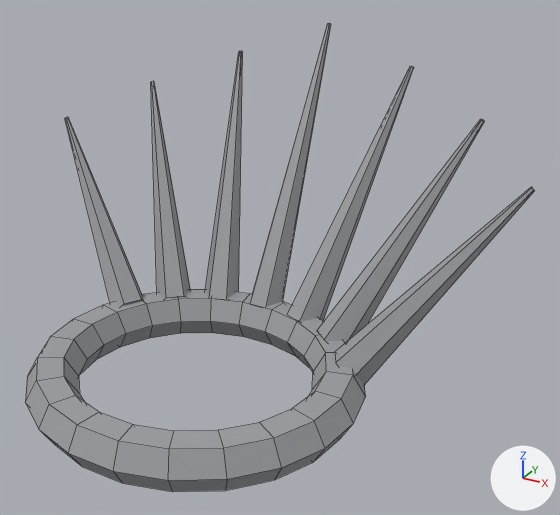
The FBX model Assets/Resources/Wear/Skeleton/SinMantle.fbx as it was, and as the next commit left it.
One viewpoint serves both versions: a camera (50 mm lens) standing at (0.173, -0.235, 1.018) and looking at (0.023, 0.039, 0.882). Arrows for +X, +Y and +Z are at lower right; the lights stay in place. The first picture is the older version. Mesh edges are drawn as thin lines.

Names of what the first picture shows: 'SinMantle'.
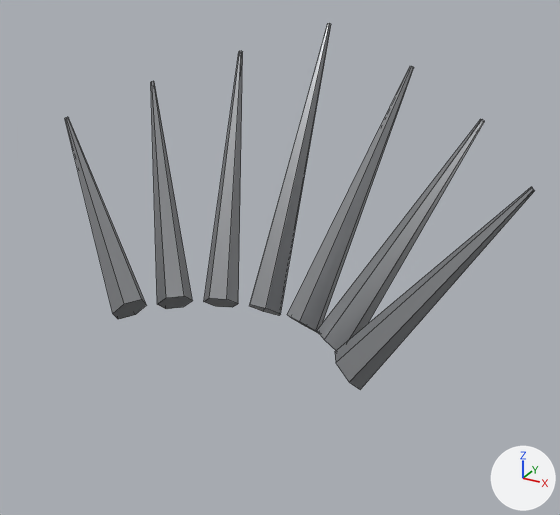
The change in detail:
In material 'Iron' (mat_iron), metallic goes from 0.0 to 0.65.
me_sinmantle is used by ob_sinmantle; location (0.0, 0.0, 0.0).
me_sinmantle had 216 vertices, 188 faces and spanned x -0.121..0.121, y -0.065..0.133, z 0.824..0.97.
me_sinmantle now has 84 vertices, 56 faces and spans x -0.121..0.121, y 0.025..0.133, z 0.831..0.97.
me_sinmantle part 1: the loose piece of 132 vertices spanning x -0.075..0.075, y -0.065..0.073, z 0.824..0.844 is deleted.

Location of each change, (x1, y1, x2, y2) in pixels of the pictures (560 x 515 px):
'SinMantle', surface changed, reshaped (8% narrower, 22% shorter): before (25, 23, 534, 492); after (65, 23, 534, 390)
part 1 of me_sinmantle, deleted: before (25, 290, 366, 492)
